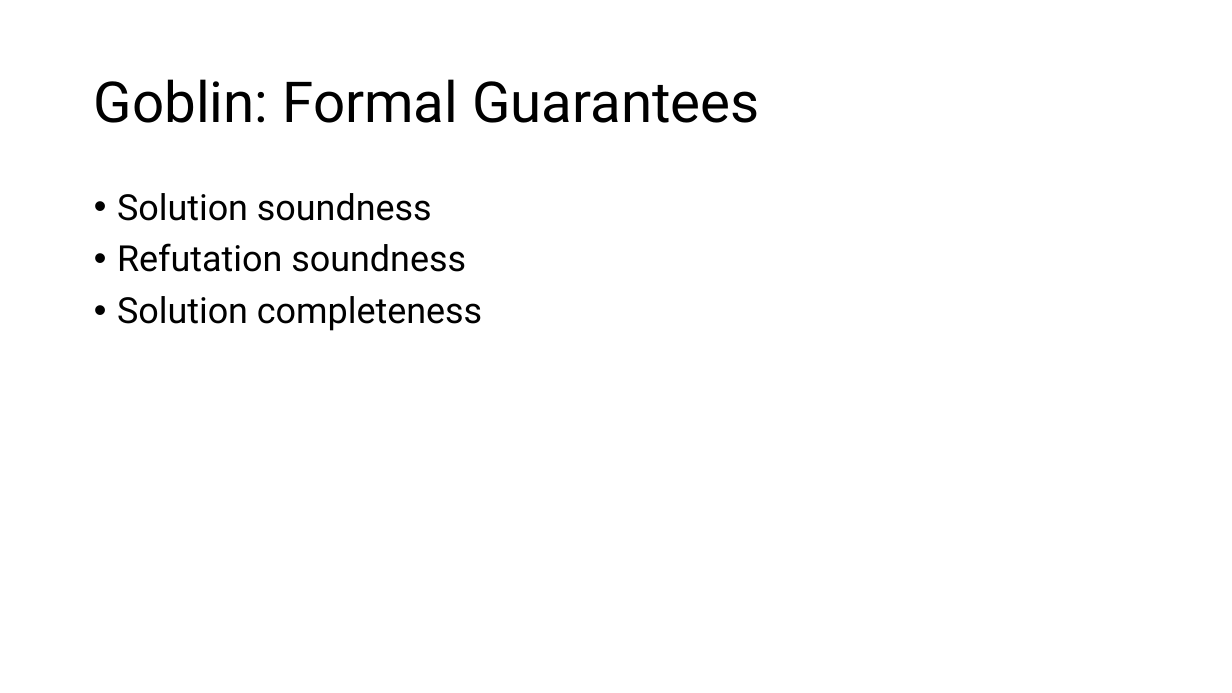
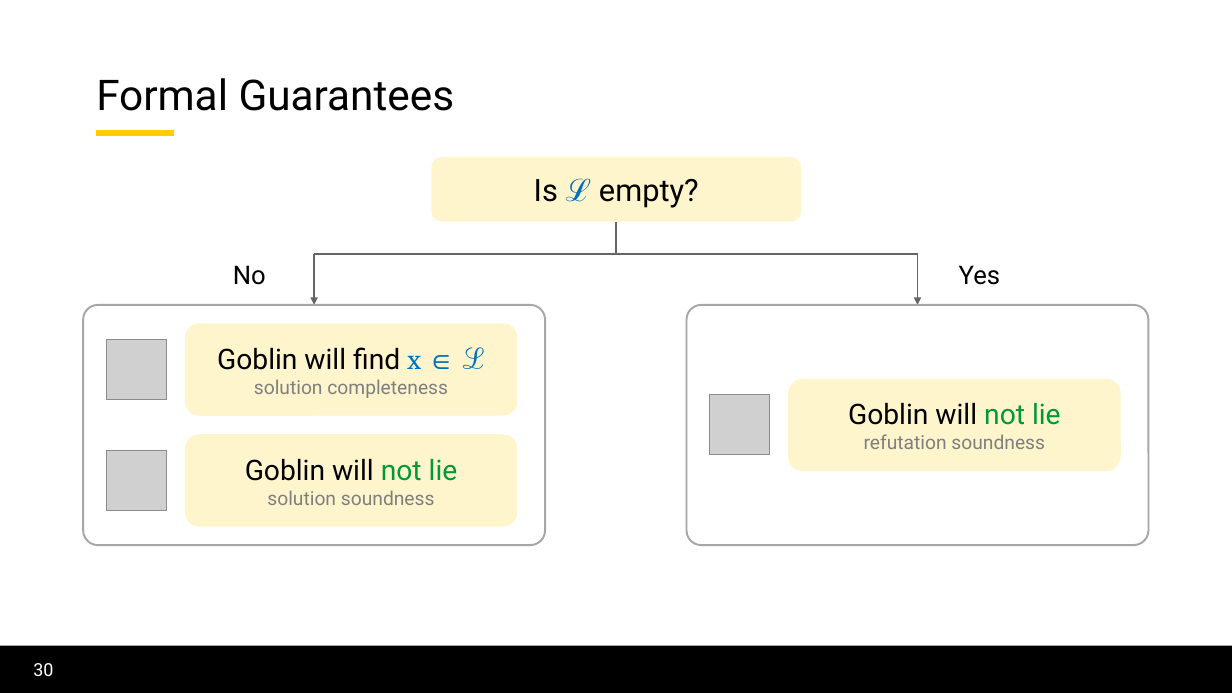
Before and after one commit to lorchrob/thesis_proposal_slides, a slide deck: slide 30 of slides.pptx (slide 22 before the commit). Drawn at 1232x693 pixels with LibreOffice and Linux fonts; fonts in the diff are those of the drawing; grey boxes stand for pictures; background and template pictures are left out. Boxes give left, top, right and bottom in pixels: in the first picture for what was removed or moved away, otherwise in the second. Text is boxed around its words. In the diff, an @@ line names an element or a change of style, - is before the commit and + after.

```diff
--- a/slides.pptx
+++ b/slides.pptx
@@ title at (96,78,455,111): text changed; size 44 to 33 pt @@
-Goblin: Formal Guarantees
+Formal Guarantees
@@ line added from (96, 133) to (174, 133), #FFCD00 5 pt @@
@@ rounded rectangle added at (432,157,801,222), fill #FFF5CC, 24 pt, text #000000 @@
+Is ℒ empty?
@@ text removed at (117,193,482,331) @@
-• Solution soundness
-• Refutation soundness
-• Solution completeness
@@ line added from (616, 222) to (616, 254), #62666A 1.5 pt @@
@@ text added at (233,265,266,285), 20 pt, text #000000 @@
+No
@@ line added from (314, 254) to (616, 254), #62666A 1.5 pt @@
@@ arrow added from (314, 254) to (314, 305), #62666A 1.5 pt @@
@@ line added from (616, 254) to (918, 254), #62666A 1.5 pt @@
@@ arrow added from (918, 254) to (918, 305), #62666A 1.5 pt @@
@@ text added at (959,265,1001,285), 20 pt, text #000000 @@
+Yes
@@ rounded rectangle added at (83,305,545,545), outline #A6A6A6 1.5 pt @@
@@ rounded rectangle added at (185,323,518,416), fill #FFF5CC, 15 pt, text #7F7F7F @@
+Goblin will find x ∈ ℒ
+solution completeness
@@ rounded rectangle added at (687,305,1149,545), outline #A6A6A6 1.5 pt @@
@@ picture added at (106,339,166,399) @@
@@ rounded rectangle added at (788,379,1121,471), fill #FFF5CC, 15 pt, text #7F7F7F @@
+Goblin will not lie
+refutation soundness
@@ picture added at (710,395,770,455) @@
@@ rounded rectangle added at (185,434,518,527), fill #FFF5CC, 15 pt, text #7F7F7F @@
+Goblin will not lie
+solution soundness
@@ picture added at (106,450,166,510) @@
@@ rectangle added at (0,646,1232,693), fill #000000 @@
@@ page number added at (33,663,53,676), 14 pt, text #FFFFFF @@
+30
```
Also in this commit, not shown: 7 other slides changed, 102 slides added, 50 slides removed.
